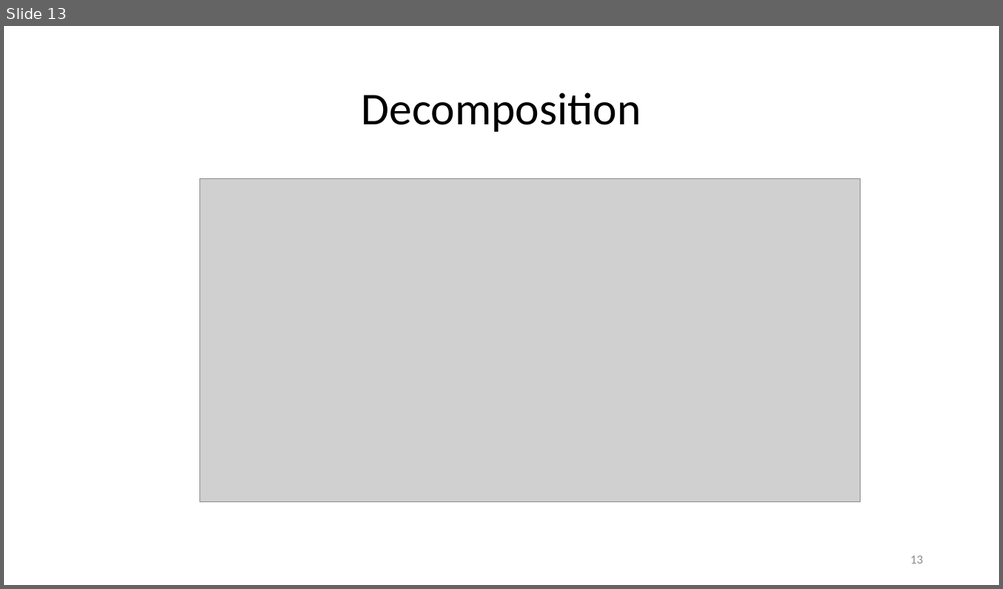
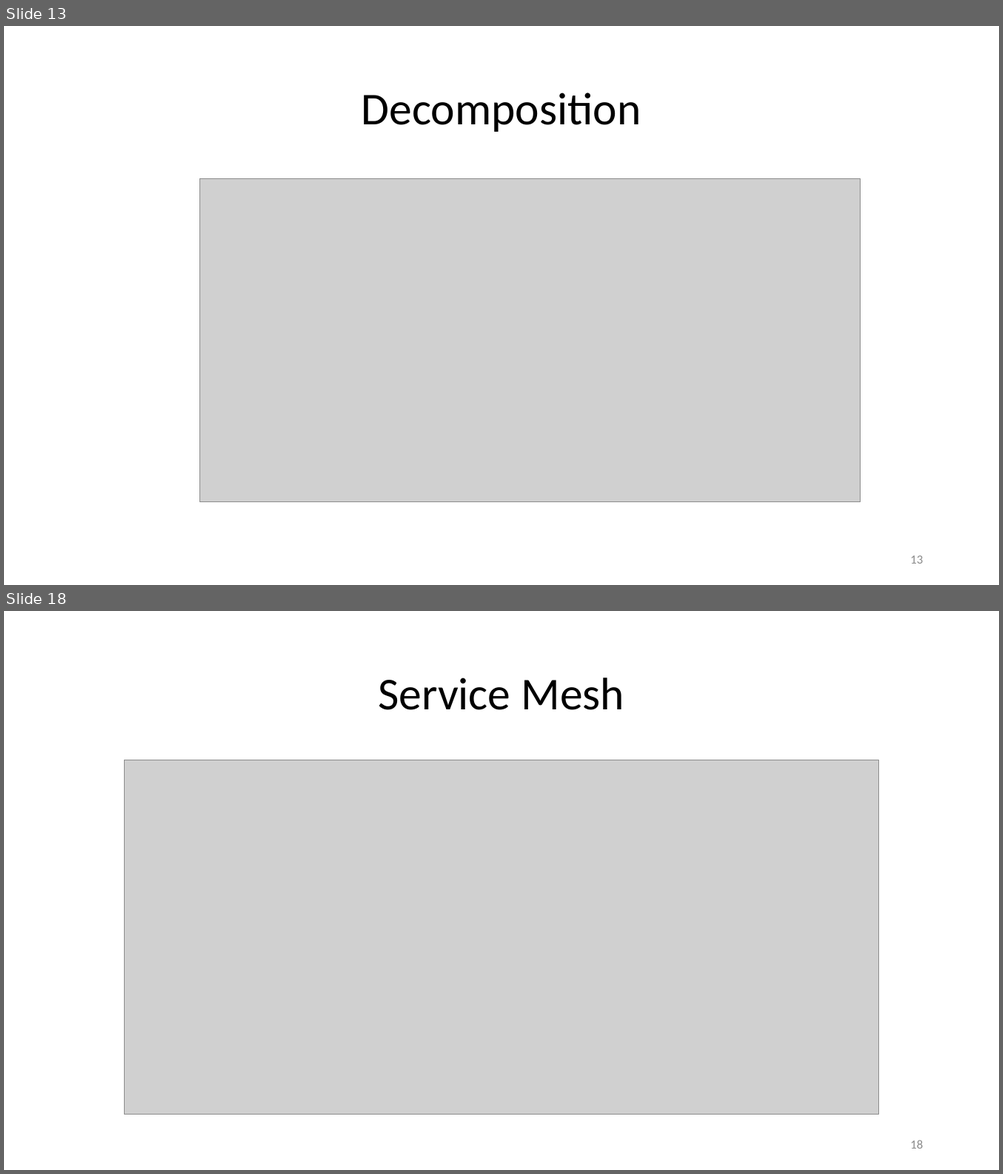
Before and after one commit to StevenJoseph19/GS-Training, a slide deck: Training Materials/17. Understanding Microservices/Slides/4. Design Patterns of Microservices/design-patterns-of-microservices-slides.pptx. Shown one above the other, each under a label of ours: slide 13 before the commit, slides 13 and 18 after it; the slides between them are not shown. The pictures are 1003x589 and 1003x1174 pixels, drawn with LibreOffice and Linux fonts; fonts in the diff are those of the drawing; grey boxes stand for pictures. Boxes give left, top, right and bottom in pixels: in the first picture for what was removed or moved away, otherwise in the second. Text is boxed around its words. In the diff, an @@ line names an element or a change of style, - is before the commit and + after.

```diff
--- a/Training Materials/17. Understanding Microservices/Slides/4. Design Patterns of Microservices/design-patterns-of-microservices-slides.pptx
+++ b/Training Materials/17. Understanding Microservices/Slides/4. Design Patterns of Microservices/design-patterns-of-microservices-slides.pptx
@@ slide 18 added at (4,611,999,1170), background #FFFFFF @@
@@ title added at (378,678,624,710), 44 pt, text #000000 @@
+Service Mesh
@@ picture added at (124,760,879,1116) @@
@@ page number added at (910,1140,922,1149), 12 pt, text #8C8C8C @@
+18
```
Also in this commit, not shown: 14 other slides added.
